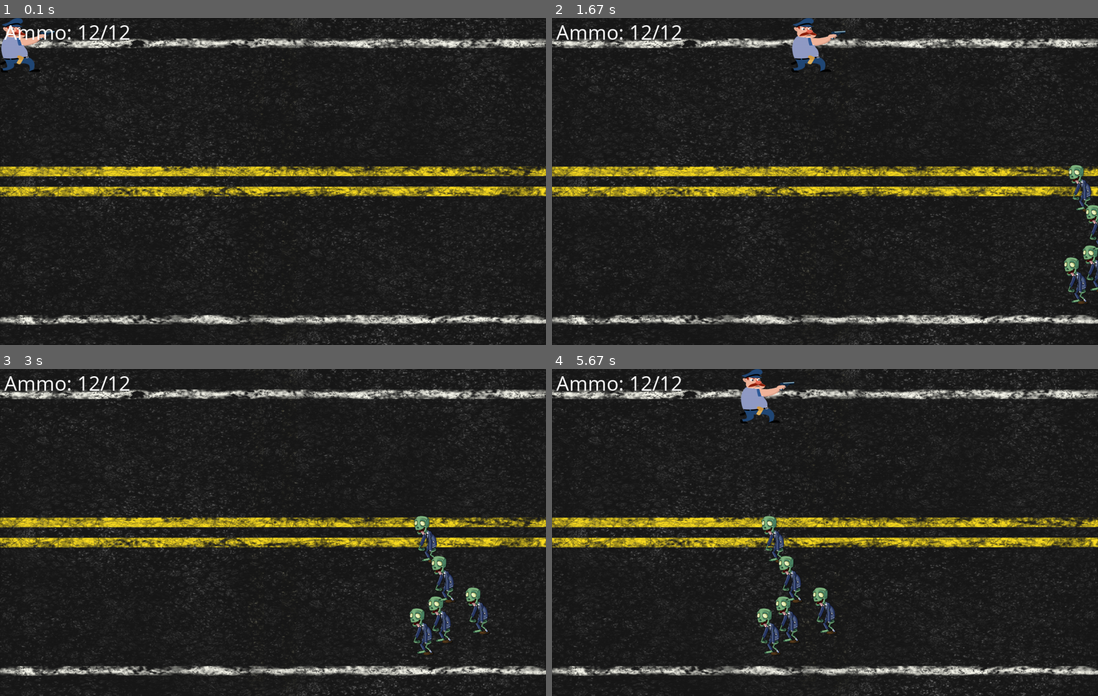
Above: before the commit, frames 1-4 (two rows, left to right).
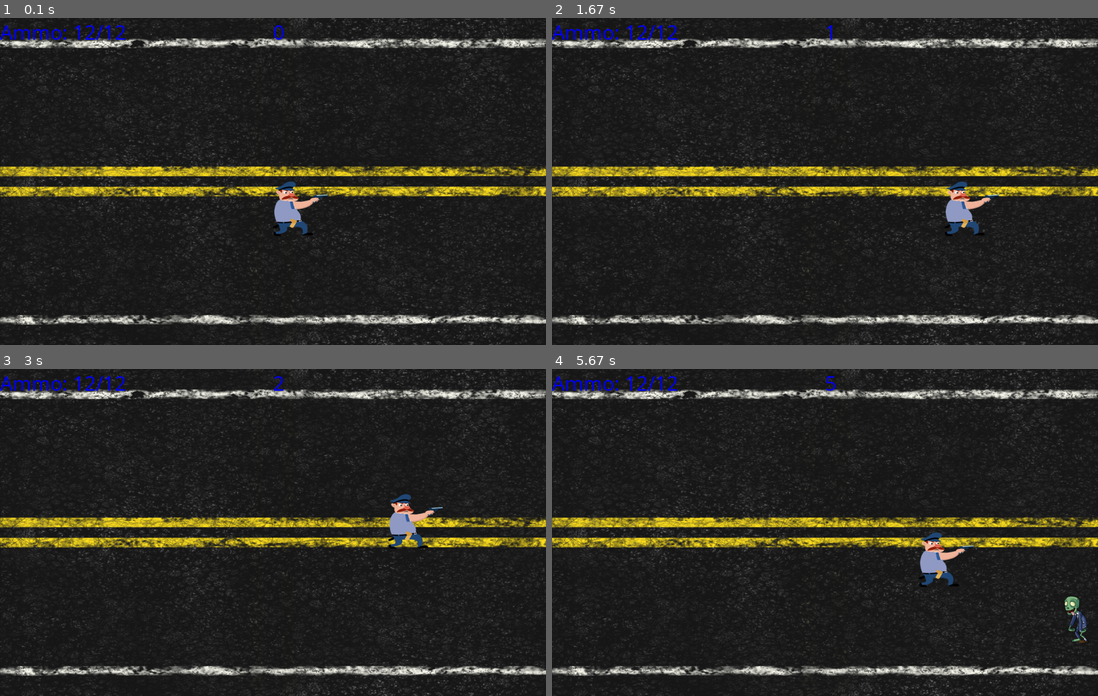
Above: after the commit, the same moments.

Repository: psython/PygameProject
Game: pygame game, started from main.py
Two runs of this game, one before a commit and one after it. Both use one fixed random seed, a clock stepped at 60 frames per second and the inputs below.
Inputs (mouse positions are in pixels of both pictures, inside the frame that each line leads up to):
- Up to frame 1 (0.1 s): no input
- Up to frame 2 (1.67 s): click (825, 181) at 0.38 s; hold R 0.67-1.13 s; hold D 0.67-1.13 s; move the mouse to (803, 194) at 0.7 s; hold D 1.17-1.63 s
- Up to frame 3 (3 s): hold W 1.67-1.97 s; hold D 2-2.47 s; hold A from 2.5 s (still down)
- Up to frame 4 (5.67 s): release A at 3.03 s; hold S 3.07-3.37 s; hold A 3.4-3.8 s; hold W 3.83-4.2 s; hold D 4.23-4.87 s; hold S 4.9-5.27 s; hold A from 5.3 s (still down)

The runs differ from the first frame. In frame 1, 1.8% of the frame differs, in the area x 0-60%, y 0-67%; in frame 2, 2.9%; in frame 3, 2.6%; in frame 4, 3.7%, in the area x 0-99%, y 0-88%.

Commit message:
update
testing out pygame

Diff:
--- /dev/null
+++ b/Games.py
@@ -0,0 +1,21 @@
+import pygame
+import sys
+
+class Game(object):
+
+    def __init__(self, window_size, fps):
+        pygame.init()
+        self.game_over = False
+        self.window_size = window_size
+        self.fps = fps
+        self.screen = pygame.display.set_mode(self.window_size)
+        self.clock = pygame.time.Clock()
+        self.seconds_per_frame = 0
+
+    def update(self):
+        pygame.display.update()
+        self.seconds_per_frame = self.clock.tick(self.fps)/1000
+
+    def quit(self):
+        pygame.quit()
+        sys.exit()
--- a/ObjectBehavior.py
+++ b/ObjectBehavior.py
@@ -1,18 +1,38 @@
-from Sprites2D import Bullet
+from Sprites2D import *
 from CONSTANTS import *
+
 
 class Pistole(object):
     def __init__(self):
         self.bullets = 12
+        self.magazine_size = 12
+        self.reloading = False
+        self.reloading_time = 0.1
 
     def fire(self, bulletSpawnPoint, *Groups):
         if self.bullets == 0:
             print('Reload')
-        else:
+        elif not self.reloading:
+            aim_point = [pygame.mouse.get_pos()[0], pygame.mouse.get_pos()[1]]
             self.bullets -= 1
-            bullet = Bullet(bulletSpawnPoint, [10, 10], RED)
+            bullet = Bullet(bulletSpawnPoint, aim_point, [10, 10], GREEN)
             for group in Groups:
                 group.add(bullet)
 
-    def reload(self):
-        self.bullets = 12
+    def reload(self, inventory, delta):
+        if inventory['Bullets'] > 0 and self.reloading == True and self.bullets < self.magazine_size:
+            if self.reloading_time > 0:
+                self.reloading_time -= delta
+            elif self.reloading_time <= 0:
+                reloading_sound = pygame.mixer.Sound('reload.wav')
+                reloading_sound.play()
+                self.bullets += 1
+                inventory['Bullets'] -= 1
+                self.reloading_time = 0.1
+
+            if inventory['Bullets'] == 0 or self.bullets == self.magazine_size:
+                self.reloading = False
+                self.reloading_time = 0.1
+        else:
+            self.reloading = False
+            self.reloading_time = 0.1
--- /dev/null
+++ b/Scenes.py
@@ -0,0 +1,32 @@
+import pygame
+from CONSTANTS import *
+
+class Scene(object):
+
+    def __init__(self, mainSurface):
+        self.mainSurface = mainSurface
+        self._background = None
+        self.images = []
+
+    def update_Scene(self, *spriteGroups):
+
+        self.mainSurface.fill(BLACK)
+
+        if self._background != None:
+            self.mainSurface.blit(self._background, (0, 0))
+
+        for spriteGroup in spriteGroups:
+            spriteGroup.update()
+            spriteGroup.draw(self.mainSurface)
+
+        for image, position in self.images:
+            self.mainSurface.blit(image, position) #position variabel
+
+        self.images = []
+
+    def enable_Background(self, backgroundImage):
+        self._background = pygame.image.load(backgroundImage).convert()
+
+
+    def add_sprite(self, sprite, position):
+        self.images.append((sprite, position))
--- a/Sprites2D.py
+++ b/Sprites2D.py
@@ -1,7 +1,9 @@
 import pygame
 import sys
+import random
 
 from CONSTANTS import *
+
 
 class Object_2D(pygame.sprite.Sprite):
 
@@ -16,16 +18,25 @@
 
     def load_image(self, imagePath):
         self.image = pygame.image.load(imagePath).convert_alpha()
-        return self.image
+        #return self.image
+class Item(Object_2D):
+
+    def __init__(self, spawnPoint, size, color):
+        Object_2D.__init__(self, spawnPoint, size, color)
 
 class Bullet(Object_2D):
 
-    def __init__(self, spawnPoint, size, color):
+    def __init__(self, spawnPoint, direction, size, color):
         Object_2D.__init__(self, spawnPoint, size, color)
         self.speed = 45
+        self.direction = direction
+        self.steigung = (self.direction[1]-self.spawnPoint[1])/(self.direction[0]-self.spawnPoint[0])
+        print(self.steigung)
+        self.yS = self.steigung*self.spawnPoint[0]-self.spawnPoint[1]
 
     def update(self):
         self.rect.x += self.speed
+        self.rect.y = self.rect.x*self.steigung-self.yS
         if self.rect.x > SCREEN_WIDTH:
             self.kill()
 
@@ -33,21 +44,51 @@
 
     def __init__(self, spawnPoint, size, color):
         Object_2D.__init__(self, spawnPoint, size, color)
+        self.speed = random.randrange(1, 4)
+        self.health = 3
 
     def update(self):
-        self.rect.x -= 3
-        if self.rect.x < 0:
+        self.rect.x -= self.speed
+        if self.rect.x < -128:
             self.kill()
+        if self.health == 0:
+            die_sound = pygame.mixer.Sound('die.wav')
+            die_sound.play()
+            self.kill()
+
+    def collide(self, collision_group):
+        for sprite in collision_group:
+            if self.rect.colliderect(sprite.rect):
+                sprite.kill()
+                prehit_sound = pygame.mixer.Sound('prehit.wav')
+                prehit_sound.play()
+                self.health -= 1
 
 class Player(Object_2D):
 
     def __init__(self, spawnPoint, size, color):
         Object_2D.__init__(self, spawnPoint, size, color)
-        self.speed = 10
+        self.speed = 5
         self.health = 5
         self.x_direction = 0
         self.y_direction = 0
+        self.inventory = {'Bullets' : 120}
+
+    def collide(self, collision_group):
+        for sprite in collision_group:
+            if self.rect.colliderect(sprite.rect):
+                die_sound = pygame.mixer.Sound('dead.wav')
+                die_sound.play()
 
     def update(self):
         self.rect.x += self.speed * self.x_direction
         self.rect.y += self.speed * self.y_direction
+        if self.rect.x <= 0:
+            self.rect.x = 1
+            self.x_direction = 0
+        if self.rect.y <= 0:
+            self.rect.y = 1
+            self.y_dircetion = 0
+        if self.rect.y >= SCREEN_HEIGHT-128:
+            self.rect.y = SCREEN_HEIGHT-129
+            self.y_direction = 0
--- a/UI.py
+++ b/UI.py
@@ -8,4 +8,4 @@
         self.font = pygame.font.SysFont('comicsansms', 50)
 
     def display(self, text):
-        return self.font.render(text, True, WHITE)
+        return self.font.render(text, True, BLUE)
--- a/main.py
+++ b/main.py
@@ -6,52 +6,58 @@
 from ObjectBehavior import *
 from CONSTANTS import *
 from UI import *
+from Scenes import *
+from Games import *
 
 
 def main():
-    GameOver = False
-    pygame.init()
-    screen = pygame.display.set_mode((SCREEN_WIDTH, SCREEN_HEIGHT))
-    mainClock = pygame.time.Clock()
-    player = Player((0, 0), [128, 128], BLUE)
+
+    newGame = Game([SCREEN_WIDTH, SCREEN_HEIGHT], 60)
+
+    mainScene = Scene(newGame.screen)
+    mainScene.enable_Background('background.png')
+
+    spriteSize = [128, 128]
+    player = Player((SCREEN_WIDTH/2, SCREEN_HEIGHT/2), spriteSize, BLUE)
     player.load_image('player.png')
     pistole = Pistole()
     ammoStatus = Text()
     reloadingText = Text()
+    counter_Text = Text()
 
-    background = pygame.image.load('background.png').convert()
-
-    mainGroup = pygame.sprite.Group()
+    playerGroup = pygame.sprite.Group()
     enemyGroup = pygame.sprite.Group()
     bulletGroup = pygame.sprite.Group()
-    mainGroup.add(player)
+    playerGroup.add(player)
 
+    shoot_sound = pygame.mixer.Sound('shoot.wav')
+    zombies = 1
+    counter = 0
 
-    while(not GameOver):
+    while not newGame.game_over:
 
-        mainClock.tick(60)
         if not enemyGroup.sprites():
-            for i in range(1, 6):
+            for i in range(0, zombies):
                 enemy = Enemy((random.randrange(SCREEN_WIDTH, SCREEN_WIDTH+400), random.randrange(0, SCREEN_HEIGHT-128)),
-                              [128, 128], RED)
+                              spriteSize, RED)
                 enemy.load_image('zombie.png')
-                mainGroup.add(enemy)
                 enemyGroup.add(enemy)
+            zombies += 1
 
         for event in pygame.event.get():
             if event.type == pygame.KEYDOWN:
                 if event.key == pygame.K_s:
                     player.y_direction = 1
-                elif event.key == pygame.K_w:
+                if event.key == pygame.K_w:
                     player.y_direction = -1
                 if event.key == pygame.K_a:
                     player.x_direction = -1
-                elif event.key == pygame.K_d:
+                if event.key == pygame.K_d:
                     player.x_direction = 1
                 if event.key == pygame.K_r:
-                    pistole.reload()
+                    pistole.reloading = True
                 if event.key == pygame.K_ESCAPE:
-                    GameOver = True
+                    newGame.game_over = True
 
             if event.type == pygame.KEYUP:
                 if event.key == pygame.K_s or event.key == pygame.K_w:
@@ -60,21 +66,25 @@
                     player.x_direction = 0
 
             if event.type == pygame.MOUSEBUTTONDOWN:
-                pistole.fire(player.rect.topright, mainGroup, bulletGroup)
+                shoot_sound.play()
+                pistole.fire(player.rect.topright, bulletGroup)
 
             if event.type == pygame.QUIT:
-                GameOver = True
+                newGame.game_over = True
 
-        screen.fill((0, 100, 0))
-        screen.blit(background, (0,0))
-        pygame.sprite.groupcollide(bulletGroup, enemyGroup, dokilla=True, dokillb=True)
-        mainGroup.update()
-        mainGroup.draw(screen)
-        screen.blit(ammoStatus.display('Ammo: '+str(pistole.bullets)+'/12'), (10, 0))
-        pygame.display.update()
+        pistole.reload(player.inventory, newGame.seconds_per_frame)
+        mainScene.update_Scene(enemyGroup, bulletGroup, playerGroup)
+        if pistole.reloading == True:
+            mainScene.add_sprite(reloadingText.display('Reloading...'), player.rect.topleft)
+        mainScene.add_sprite(ammoStatus.display('Ammo: '+str(pistole.bullets)+'/12'), [0, 0])
+        mainScene.add_sprite(counter_Text.display(str(int(counter))), [SCREEN_WIDTH/2, 0])
+        for enemy in enemyGroup:
+            enemy.collide(bulletGroup)
+            player.collide(enemyGroup)
 
-    pygame.quit()
-    sys.exit()
+        newGame.update()
+        counter += newGame.seconds_per_frame
+    newGame.quit()
 
 if __name__ == '__main__':
     main()
Not shown, added: dead.wav
Not shown, added: die.wav
Not shown, added: prehit.wav
Not shown, added: reload.wav
Not shown, added: shoot.wav
